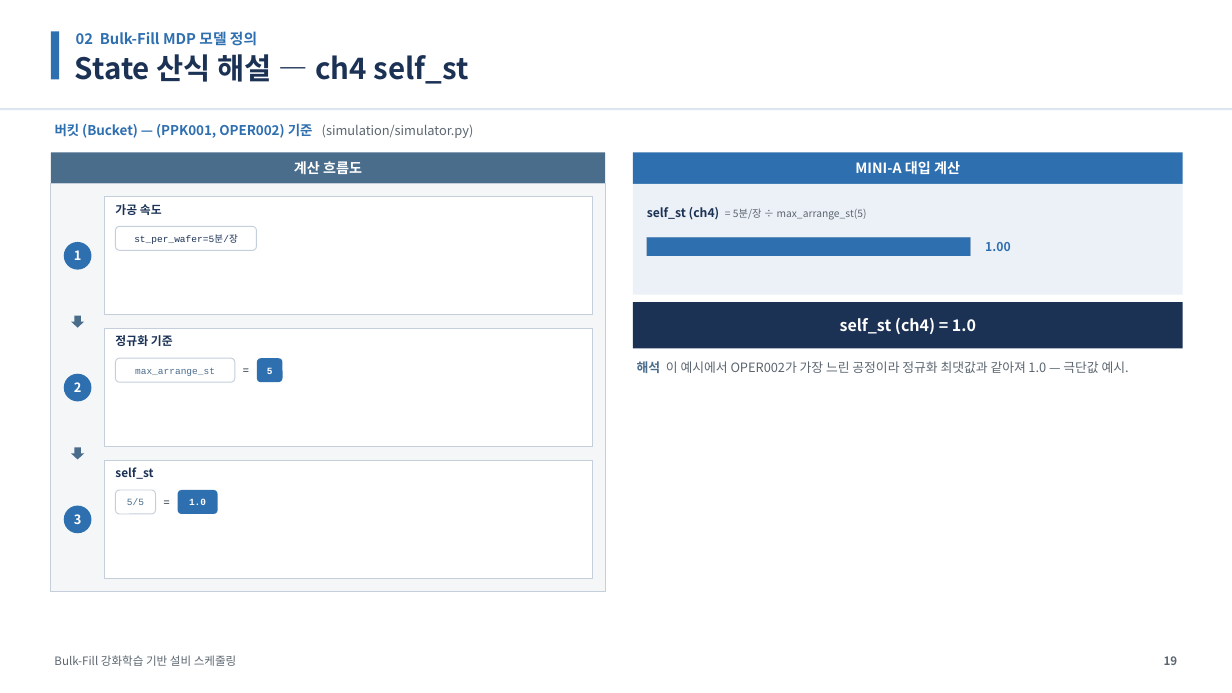
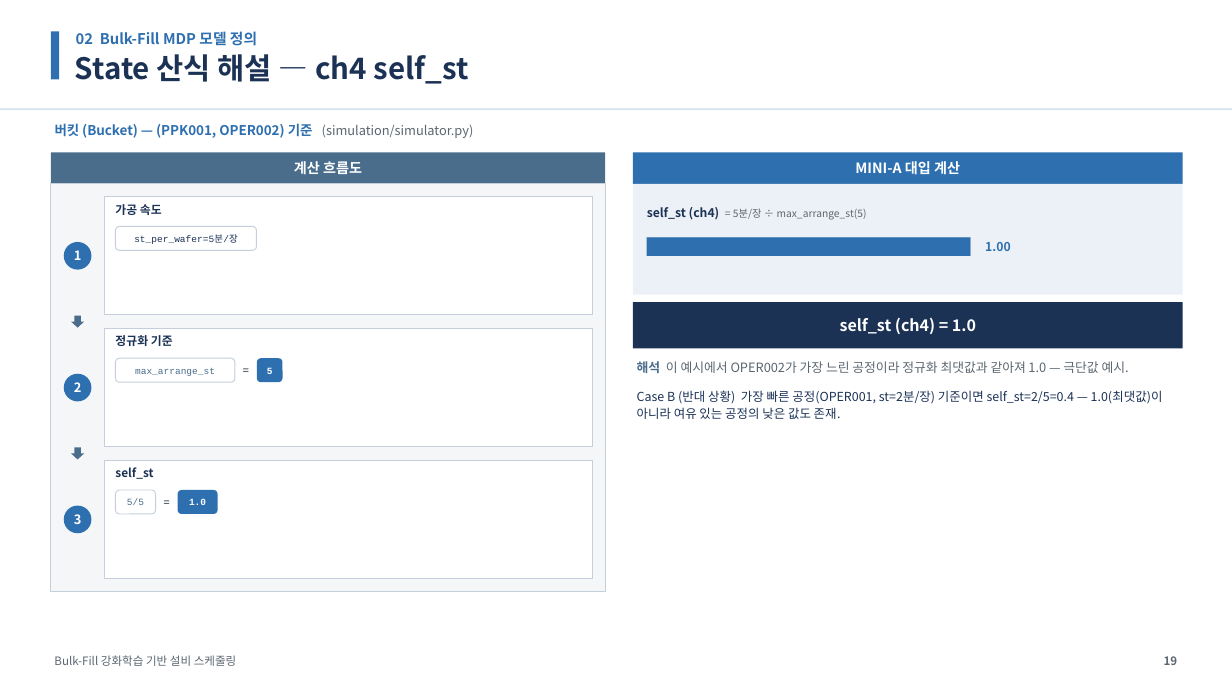
Before and after one commit to relighting123/pjt_scheduling, a slide deck: slide 19 of docs/스케줄링_발표자료.pptx. Drawn at 1232x693 pixels with LibreOffice and Linux fonts; fonts in the diff are those of the drawing. Boxes give left, top, right and bottom in pixels: in the first picture for what was removed or moved away, otherwise in the second. Text is boxed around its words. In the diff, an @@ line names an element or a change of style, - is before the commit and + after.

```diff
--- a/docs/스케줄링_발표자료.pptx
+++ b/docs/스케줄링_발표자료.pptx
@@ text at box(637, 390, 1163, 419): paragraph added @@
+Case B (반대 상황) 가장 빠른 공정(OPER001, st=2분/장) 기준이면 self_st=2/5=0.4 — 1.0(최댓값)이 아니라 여유 있는 공정의 낮은 값도 존재.
```
Also in this commit, not shown: 14 other slides changed, 1 other file.
